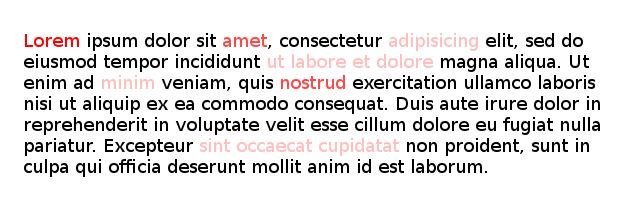
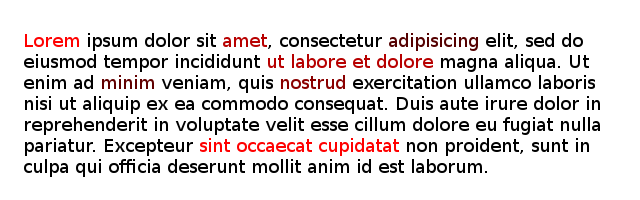
Revision of a layered w=640, h=200 image; what changed, layer by layer:
painted on "Lorem ipsum dolor sit amet, co..." over bbox(102, 33, 478, 156)
